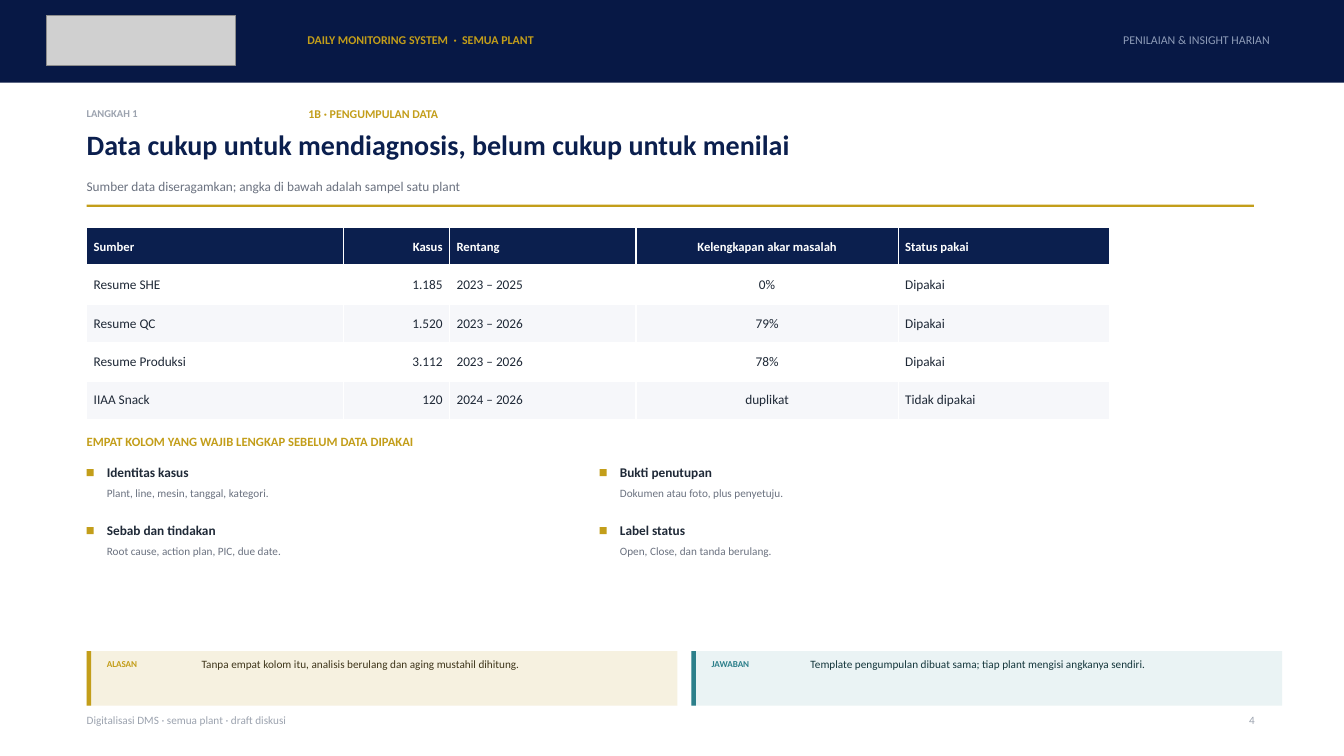
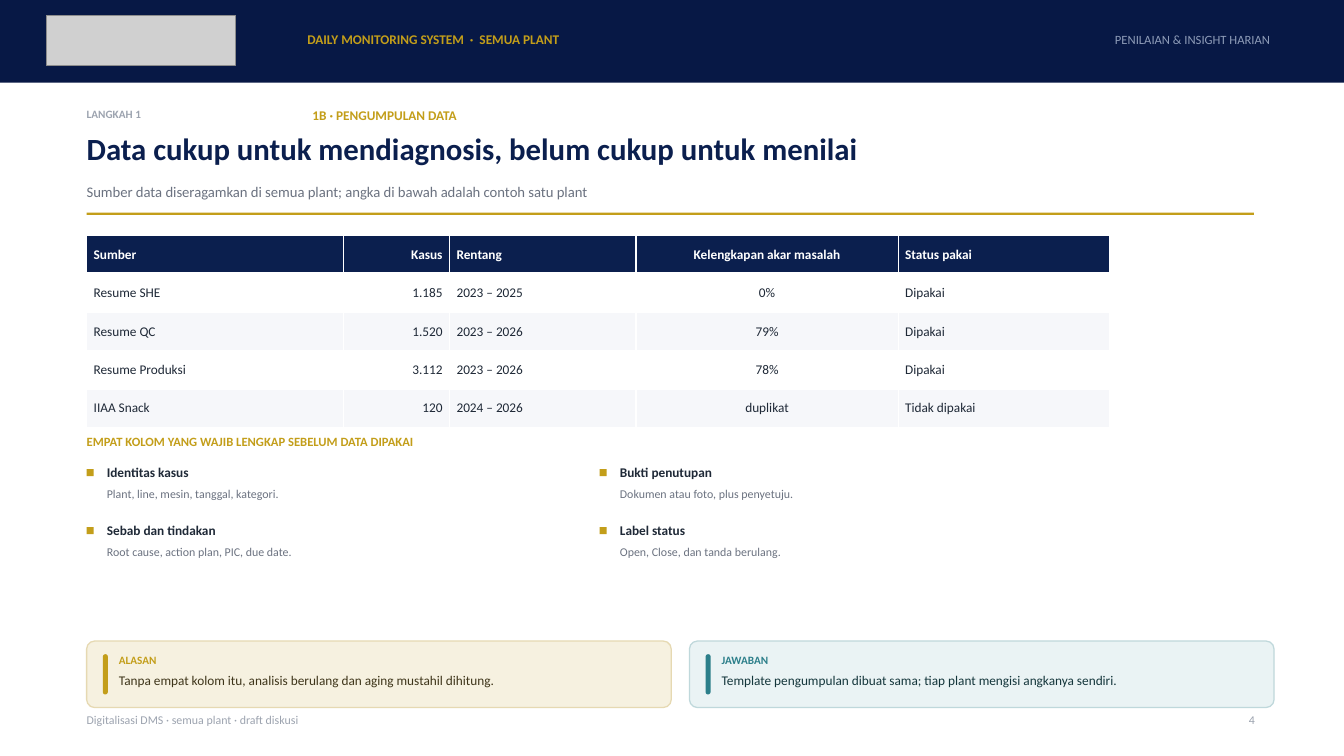
Before and after one commit to GalaxyDust/DailyMonitoringSystem_App, a slide deck: slide 4 of docs/DMS_Digitalisasi_v1.pptx. Drawn at 1344x756 pixels with LibreOffice and Linux fonts; fonts in the diff are those of the drawing; grey boxes stand for pictures; background and template pictures are left out. Boxes give left, top, right and bottom in pixels: in the first picture for what was removed or moved away, otherwise in the second. Text is boxed around its words. In the diff, an @@ line names an element or a change of style, - is before the commit and + after.

```diff
--- a/docs/DMS_Digitalisasi_v1.pptx
+++ b/docs/DMS_Digitalisasi_v1.pptx
@@ text "DAILY MONITORING SYSTEM · SEMUA ..." at [307,35,559,44]: size 8.5 to 9.5 pt @@
@@ text "PENILAIAN & INSIGHT HARIAN": place and size @@
-text "PENILAIAN & INSIGHT HARIAN" at [1123,36,1269,44]
+text "PENILAIAN & INSIGHT HARIAN" at [1115,36,1270,44]
@@ text "PENILAIAN & INSIGHT HARIAN" at [1115,36,1270,44]: size 8.5 to 9 pt @@
@@ text "LANGKAH 1" at [87,111,141,118]: size 7.5 to 8 pt @@
@@ text "1B · PENGUMPULAN DATA" at [312,111,457,120]: size 8.5 to 9.5 pt @@
@@ text "Data cukup untuk mendiagnosis, belum ..." at [87,138,857,166]: size 20 to 22 pt @@
@@ text at [87,187,587,200]: text changed; size 9.5 to 10.5 pt @@
-Sumber data diseragamkan; angka di bawah adalah sampel satu plant
+Sumber data diseragamkan di semua plant; angka di bawah adalah contoh satu plant
@@ table at [87,236,1110,427] @@
@@ size 9 to 9.5 pt in "Sumber", "Kasus", "Rentang", "Kelengkapan akar masalah" and 1 more places @@
@@ table: place and size @@
-table at [87,228,1110,419]
+table at [87,236,1110,427]
@@ rectangle: place and size @@
-rectangle at [87,205,1254,207]
+rectangle at [87,213,1254,215]
@@ size 8 to 8.5 pt in 5 elements at [87,716,299,726], [620,490,793,500], [620,548,781,558], [107,490,278,500], [107,548,292,558] @@
@@ rounded rectangle: place and size @@
-rounded rectangle at [87,651,678,706]
+rounded rectangle at [87,641,671,708]
@@ rounded rectangle at [87,641,671,708]: rectangle to rounded rectangle; outline none to #E6D9B2 0.9 pt @@
@@ rounded rectangle at [103,654,108,695]: rectangle to rounded rectangle @@
@@ rounded rectangle: place and size @@
-rounded rectangle at [87,651,91,706]
+rounded rectangle at [103,654,108,695]
@@ text "ALASAN": place and size @@
-text "ALASAN" at [107,661,137,667]
+text "ALASAN" at [119,656,157,664]
@@ text "ALASAN" at [119,656,157,664]: size 6.5 to 8 pt @@
@@ rounded rectangle: place and size @@
-rounded rectangle at [692,651,1282,706]
+rounded rectangle at [690,641,1274,708]
@@ rounded rectangle at [690,641,1274,708]: rectangle to rounded rectangle; outline none to #BFD8DB 0.9 pt @@
@@ rounded rectangle: place and size @@
-rounded rectangle at [692,651,696,706]
+rounded rectangle at [706,654,711,695]
@@ rounded rectangle at [706,654,711,695]: rectangle to rounded rectangle @@
@@ text "JAWABAN" at [722,656,769,664]: size 6.5 to 8 pt @@
@@ text "JAWABAN": place and size @@
-text "JAWABAN" at [712,661,750,667]
+text "JAWABAN" at [722,656,769,664]
@@ text "Tanpa empat kolom itu, analisis ...": place and size @@
-text "Tanpa empat kolom itu, analisis ..." at [202,660,520,670]
+text "Tanpa empat kolom itu, analisis ..." at [119,676,494,688]
@@ text "Tanpa empat kolom itu, analisis ..." at [119,676,494,688]: size 8 to 9.5 pt; line spacing 1.12 to 1.15 @@
@@ text "Template pengumpulan dibuat sama; tiap ..." at [722,675,1117,688]: size 8 to 9.5 pt; line spacing 1.12 to 1.15 @@
@@ text "Template pengumpulan dibuat sama; tiap ...": place and size @@
-text "Template pengumpulan dibuat sama; tiap ..." at [810,660,1145,670]
+text "Template pengumpulan dibuat sama; tiap ..." at [722,675,1117,688]
```
Also in this commit, not shown: 22 other slides changed, 2 other files.
